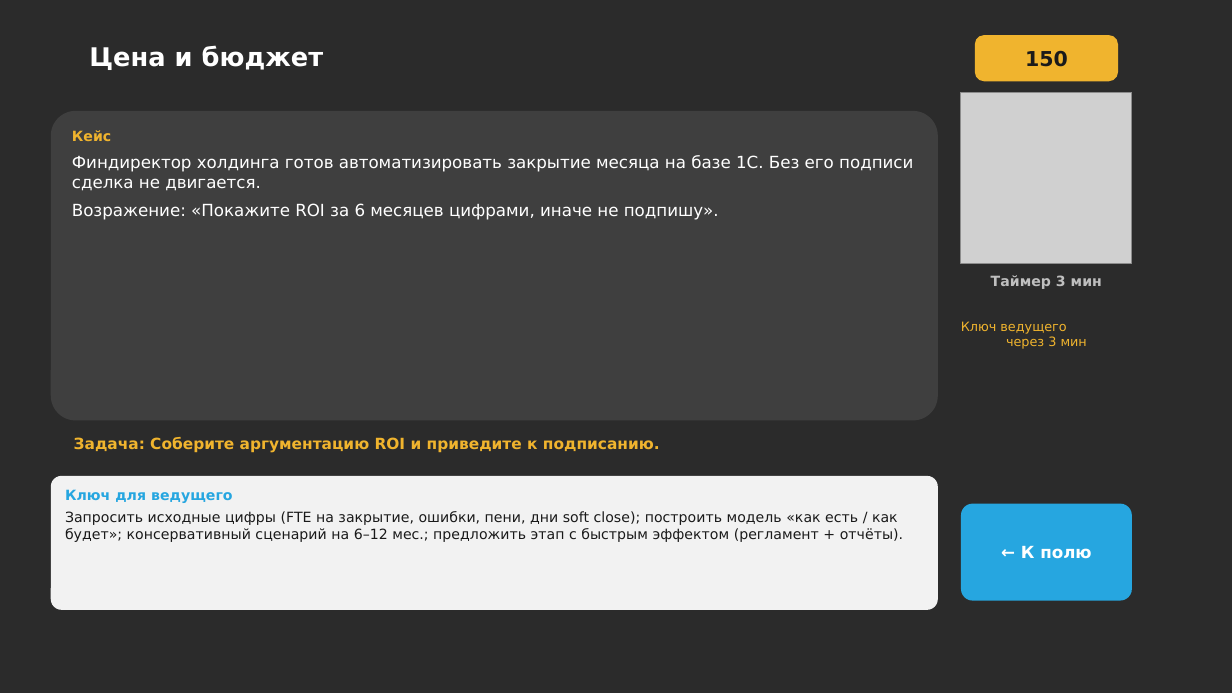
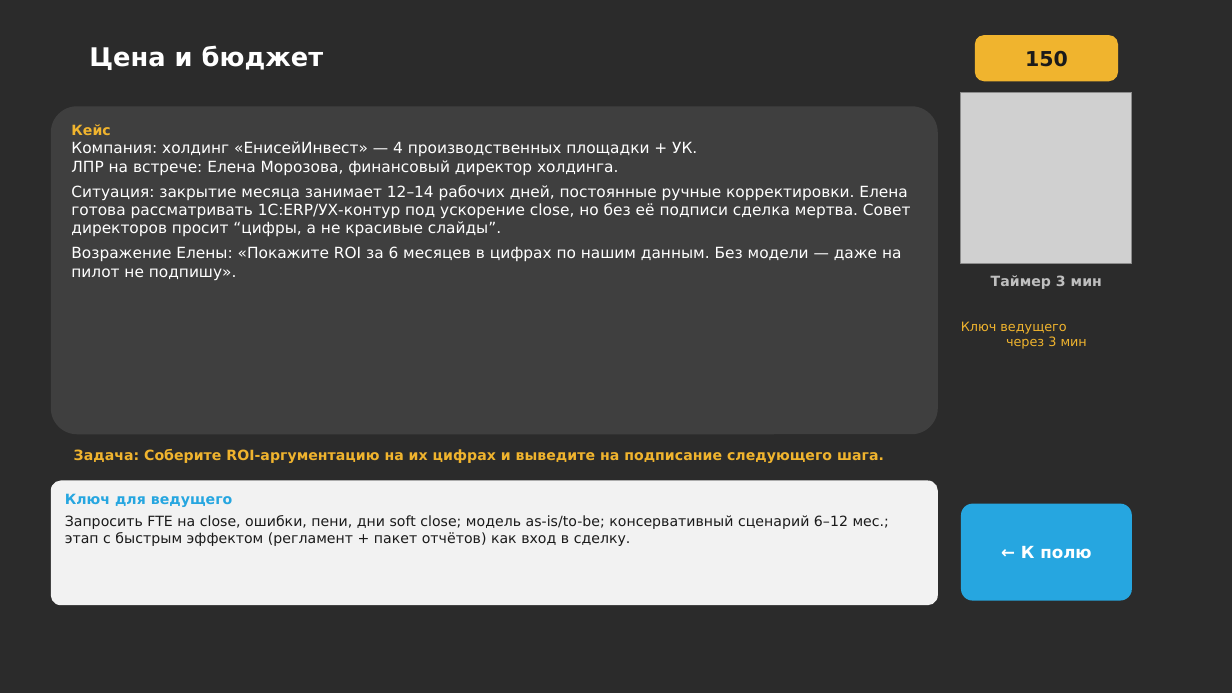
Before and after one commit to daaanilNikonov/for-lisa, a slide deck: slide 8 of presentation/quiz/Квиз_Клуб_продавцов_Отработка_возражений.pptx. Drawn at 1232x693 pixels with LibreOffice and Linux fonts; fonts in the diff are those of the drawing; grey boxes stand for pictures; background and template pictures are left out; a plain dark background stands for a picture behind light text. Boxes give left, top, right and bottom in pixels: in the first picture for what was removed or moved away, otherwise in the second. Text is boxed around its words. In the diff, an @@ line names an element or a change of style, - is before the commit and + after.

```diff
--- a/presentation/quiz/Квиз_Клуб_продавцов_Отработка_возражений.pptx
+++ b/presentation/quiz/Квиз_Клуб_продавцов_Отработка_возражений.pptx
@@ rounded rectangle "Кейс": place and size @@
-rounded rectangle "Кейс" at [51,111,938,421]
+rounded rectangle "Кейс" at [51,106,938,434]
@@ text in rounded rectangle at [71,141,911,280]: text changed; size 13 to 12 pt @@
-Финдиректор холдинга готов автоматизировать закрытие месяца на базе 1С. Без его подписи сделка не двигается.
-Возражение: «Покажите ROI за 6 месяцев цифрами, иначе не подпишу».
+Компания: холдинг «ЕнисейИнвест» — 4 производственных площадки + УК.
+ЛПР на встрече: Елена Морозова, финансовый директор холдинга.
+Ситуация: закрытие месяца занимает 12–14 рабочих дней, постоянные ручные корректировки. Елена готова рассматривать 1С:ERP/УХ-контур под ускорение close, но без её подписи сделка мертва. Совет директоров просит “цифры, а не красивые слайды”.
+Возражение Елены: «Покажите ROI за 6 месяцев в цифрах по нашим данным. Без модели — даже на пилот не подпишу».
@@ text at [74,449,884,463]: text changed; size 12 to 11 pt @@
-Задача: Соберите аргументацию ROI и приведите к подписанию.
+Задача: Соберите ROI-аргументацию на их цифрах и выведите на подписание следующего шага.
@@ rounded rectangle "Ключ для ведущего": place and size @@
-rounded rectangle "Ключ для ведущего" at [51,476,938,610]
+rounded rectangle "Ключ для ведущего" at [51,481,938,605]
@@ text in rounded rectangle at [65,515,889,546]: text changed @@
-Запросить исходные цифры (FTE на закрытие, ошибки, пени, дни soft close); построить модель «как есть / как будет»; консервативный сценарий на 6–12 мес.; предложить этап с быстрым эффектом (регламент + отчёты).
+Запросить FTE на close, ошибки, пени, дни soft close; модель as-is/to-be; консервативный сценарий 6–12 мес.; этап с быстрым эффектом (регламент + пакет отчётов) как вход в сделку.
```
Also in this commit, not shown: 29 other slides changed, 3 other files.
